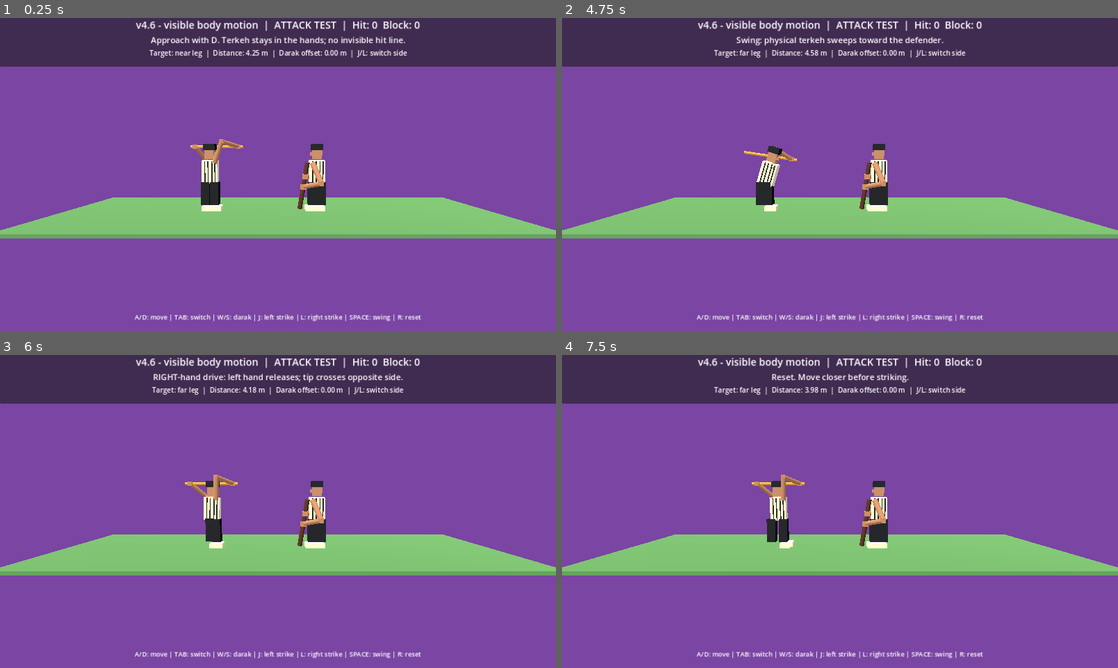
Above: before the commit, frames 1-4 (two rows, left to right).
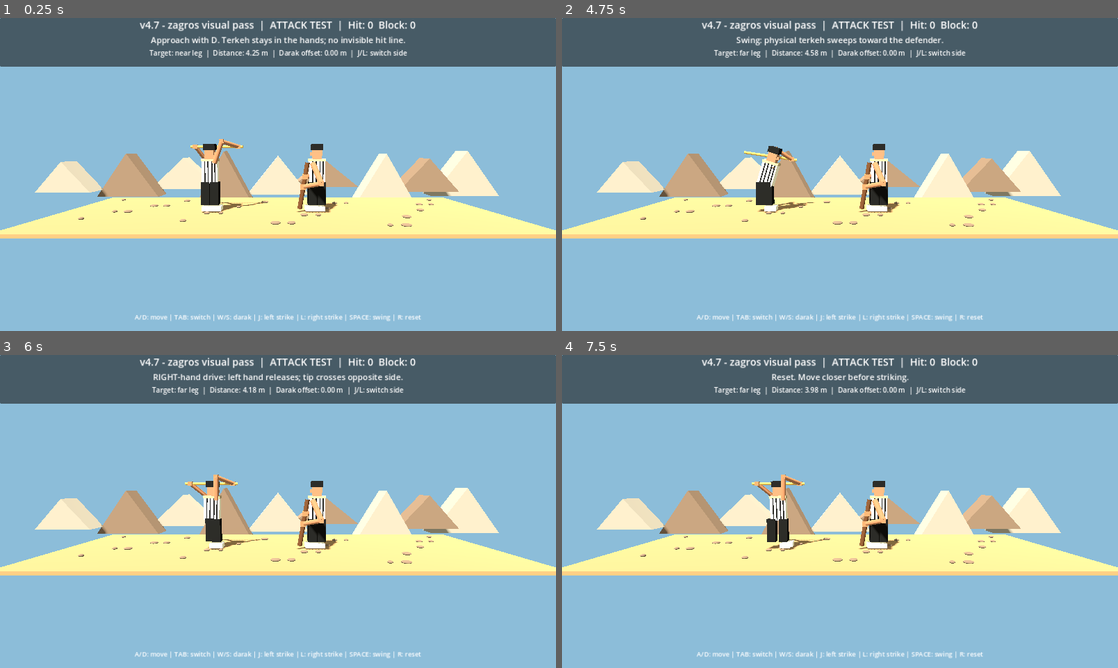
Above: after the commit, the same moments.

Repository: vahidainima-prog/tarke-darak-game
Game: Godot game, scene res://main.tscn
Same seed, same stepped clock (60 frames per second), same inputs: the game is played once before the commit and once after it.
Inputs:
- Up to frame 1 (0.25 s): no input
- Up to frame 2 (4.75 s): tap Enter at 0.5 s; hold D 0.53-1.28 s; tap Tab at 0.6, 3.6 s; tap Space at 0.77, 1.52, 3.02, 3.77, 4.52 s; hold S 1.28-2.03 s; tap R at 1.35, 4.35 s; hold D 2.03-2.78 s; tap J at 2.1 s; hold W 2.78-3.53 s; tap L at 2.85 s; hold A from 3.53 s (still down)
- Up to frame 3 (6 s): release A at 5.03 s; hold S 5.03-5.78 s; tap J at 5.1 s; hold D from 5.78 s (still down); tap L at 5.85 s
- Up to frame 4 (7.5 s): tap Space at 6.02, 6.77 s; release D at 6.53 s; hold W 6.53-7.28 s; tap Tab at 6.6 s; hold D from 7.28 s (still down); tap R at 7.35 s

The runs differ from the first frame. In frame 1, 99% of the frame differs, in the area x 0-100%, y 0-100%; in frame 2, 99%; in frame 3, 99%; in frame 4, 99%.

Commit message:
Add Zagros-inspired landscape, daylight, earthy ground and improved outfit palette

Diff:
--- a/tarke_darak_godot_v2/main.gd
+++ b/tarke_darak_godot_v2/main.gd
@@ -2,7 +2,7 @@
 
 # Godot 4.x — visual mechanics test. Side camera looks along -Z.
 # Feint depth: negative Z is BEHIND the attacker; positive Z is IN FRONT.
-const BUILD_LABEL := "v4.6 - visible body motion"
+const BUILD_LABEL := "v4.7 - zagros visual pass"
 const DEF_X := 1.55
 const MIN_X := -4.7
 const MAX_X := 0.35
@@ -74,7 +74,7 @@
 func material(c: Color) -> StandardMaterial3D:
  var m := StandardMaterial3D.new()
  m.albedo_color = c
- m.roughness = 0.8
+ m.roughness = 0.87
  return m
 
 func block(parent: Node3D, name: String, size: Vector3, at: Vector3, color: Color) -> MeshInstance3D:
@@ -132,8 +132,8 @@
  root.name = name
  add_child(root)
  root.position.x = x
- var cloth := Color(0.86, 0.81, 0.66)
- var black := Color(0.065, 0.07, 0.085)
+ var cloth := Color(0.94, 0.90, 0.77)
+ var black := Color(0.085, 0.083, 0.075)
  var skin := Color(0.65, 0.45, 0.32)
  # Waist pivot: torso, chogha, stripes and head share a single transform.
  var waist := Node3D.new()
@@ -141,6 +141,7 @@
  root.add_child(waist)
  waist.position = Vector3(0, 1.14, 0)
  block(waist, "Chogha", Vector3(0.62, 0.90, 0.38), Vector3(0, 0.43, 0), cloth)
+ block(waist, "Chogha collar", Vector3(0.66, 0.10, 0.42), Vector3(0, 0.89, 0), Color(0.72, 0.62, 0.46))
  for off in [-0.18, -0.05, 0.10, 0.22]:
   block(waist, "Stripe", Vector3(0.043, 0.85, 0.39), Vector3(off, 0.43, 0), black)
  for side in [-1.0, 1.0]:
@@ -151,24 +152,50 @@
  block(waist, "Nose-facing", Vector3(0.12, 0.11, 0.15), Vector3(0.22 if face_right else -0.22, 1.13, 0.06), skin)
  return root
 
+func add_scenery() -> void:
+ # Decorative landscape only; no collision and no change to strike physics.
+ var rock := material(Color(0.48, 0.39, 0.31))
+ var distant := material(Color(0.61, 0.57, 0.50))
+ for i in range(9):
+  var peak := MeshInstance3D.new()
+  peak.name = "Zagros mountain %d" % i
+  var mesh := PrismMesh.new()
+  mesh.size = Vector3(3.6 + float(i % 3) * 0.7, 2.0 + float((i * 3) % 5) * 0.34, 1.6)
+  peak.mesh = mesh
+  peak.material_override = distant if i % 2 == 0 else rock
+  peak.position = Vector3(-14.0 + float(i) * 3.5, 0.65, -8.5 - float(i % 3) * 1.5)
+  add_child(peak)
+ for i in range(26):
+  var stone := MeshInstance3D.new()
+  stone.name = "Ground pebble %d" % i
+  var pebble := SphereMesh.new()
+  pebble.radius = 0.09 + float(i % 4) * 0.025
+  pebble.height = 0.10
+  stone.mesh = pebble
+  stone.material_override = rock
+  stone.position = Vector3(-7.5 + float((i * 17) % 29) * 0.53, 0.015, -2.6 + float((i * 11) % 17) * 0.32)
+  add_child(stone)
+
 func _ready() -> void:
  var world := WorldEnvironment.new()
  var env := Environment.new()
  env.background_mode = Environment.BG_COLOR
- env.background_color = Color(0.48, 0.27, 0.64) # V3 connection test: unmistakable purple sky
+ env.background_color = Color(0.55, 0.74, 0.85) # Natural daylight instead of test purple
  env.ambient_light_source = Environment.AMBIENT_SOURCE_COLOR
- env.ambient_light_color = Color(0.85, 0.88, 0.9)
+ env.ambient_light_color = Color(0.82, 0.83, 0.78)
  world.environment = env
  add_child(world)
  var light := DirectionalLight3D.new()
  light.rotation_degrees = Vector3(-55, -30, -20)
- light.light_energy = 1.6
+ light.light_energy = 1.25
+ light.shadow_enabled = true
  add_child(light)
- block(self, "Ground", Vector3(17, 0.12, 7), Vector3(0, -0.08, 0), Color(0.32, 0.51, 0.28))
+ block(self, "Ground", Vector3(17, 0.12, 7), Vector3(0, -0.08, 0), Color(0.62, 0.49, 0.32))
+ add_scenery()
  attacker = person("Attacker facing RIGHT", attack_x, true)
  defender = person("Defender facing LEFT", defender_x, false)
- terkeh = rod(self, "Terkeh attached to raised hands", STICK_RADIUS, Color(0.93, 0.61, 0.20))
- darak = rod(self, "Darak held in defender hand", GUARD_RADIUS, Color(0.27, 0.14, 0.07))
+ terkeh = rod(self, "Terkeh attached to raised hands", STICK_RADIUS, Color(0.88, 0.69, 0.34))
+ darak = rod(self, "Darak held in defender hand", GUARD_RADIUS, Color(0.36, 0.22, 0.12))
  attack_hand_a = block(self, "Attacker left hand", Vector3(0.19, 0.17, 0.17), Vector3.ZERO, Color(0.67, 0.44, 0.29))
  attack_hand_b = block(self, "Attacker right hand", Vector3(0.19, 0.17, 0.17), Vector3.ZERO, Color(0.67, 0.44, 0.29))
  defend_hand = block(self, "Defender upper grip", Vector3(0.22, 0.20, 0.22), Vector3.ZERO, Color(0.67, 0.44, 0.29))
